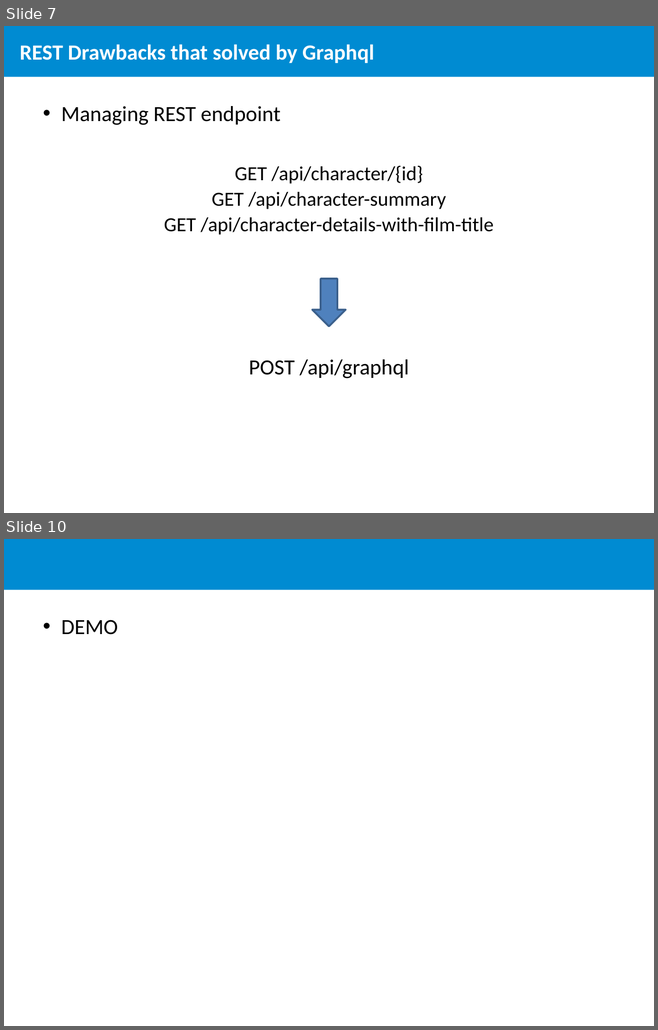
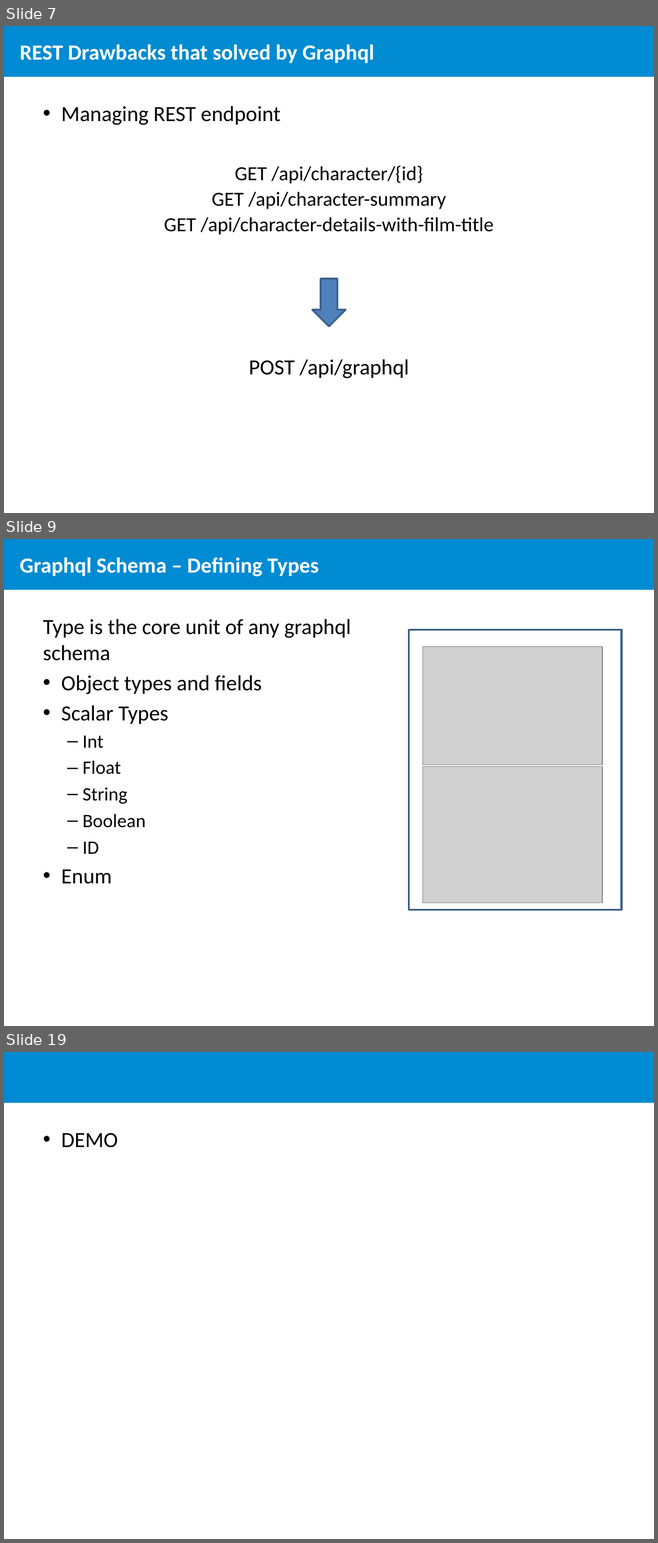
Before and after one commit to ElviraPratiwi/demoGraphql, a slide deck: Learn Graphql.pptx. Shown one above the other, each under a label of ours: slides 7 and 10 before the commit, slides 7, 9 and 19 after it; the slides between them are not shown. The pictures are 658x1030 and 658x1543 pixels, drawn with LibreOffice and Linux fonts; fonts in the diff are those of the drawing; grey boxes stand for pictures; background and template pictures are left out. Boxes give left, top, right and bottom in pixels: in the first picture for what was removed or moved away, otherwise in the second. Text is boxed around its words. In the diff, an @@ line names an element or a change of style, - is before the commit and + after.

```diff
--- a/Learn Graphql.pptx
+++ b/Learn Graphql.pptx
@@ slide 9 added at bbox=[4, 539, 654, 1026], background #FFFFFF; not listed: 1 template element that a slide beside it also shows @@
@@ title added at bbox=[20, 557, 319, 577], 24 pt, text #FFFFFF, bold @@
+Graphql Schema – Defining Types
@@ text added at bbox=[43, 619, 351, 884], 24 pt, text #000000 @@
+Type is the core unit of any graphql schema
+• Object types and fields
+• Scalar Types
+  – Int
+  – Float
+  – String
+  – Boolean
+  – ID
+• Enum
@@ rectangle added at bbox=[409, 630, 621, 910], outline #3A5F8C 2 pt @@
@@ picture added at bbox=[422, 646, 603, 765] @@
@@ picture added at bbox=[422, 766, 603, 903] @@
@@ what was slide 10 is now slide 19 @@
```
Also in this commit, not shown: 4 slides changed, 8 other slides added.
